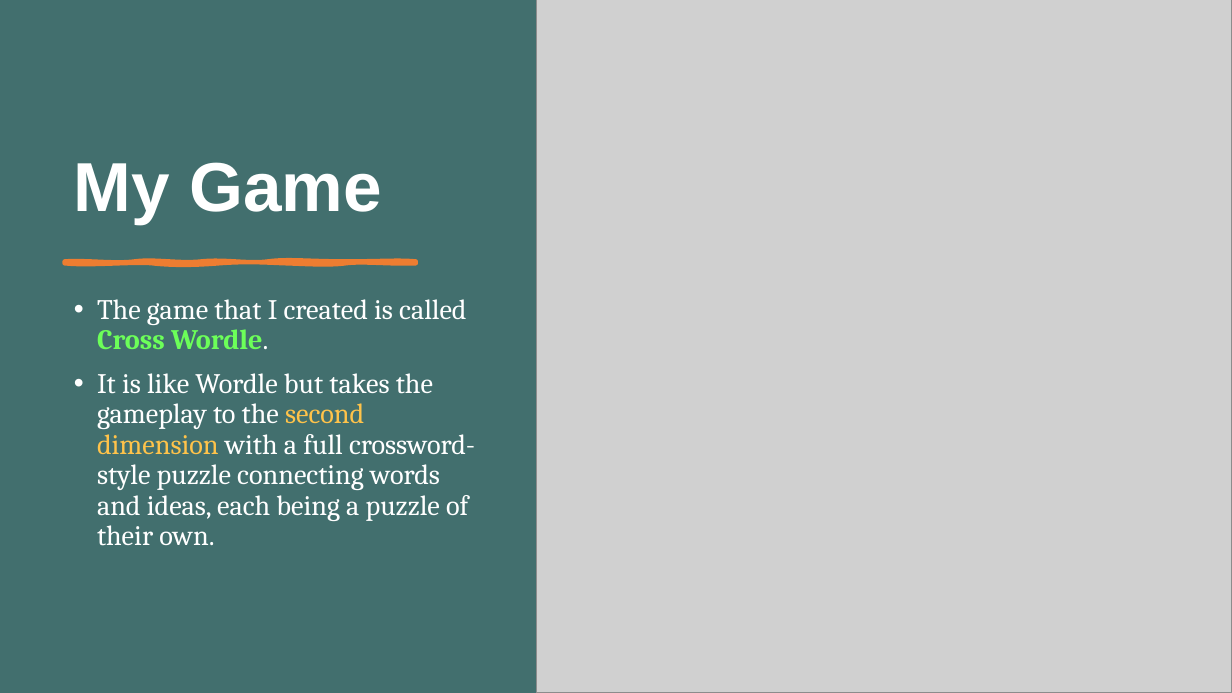
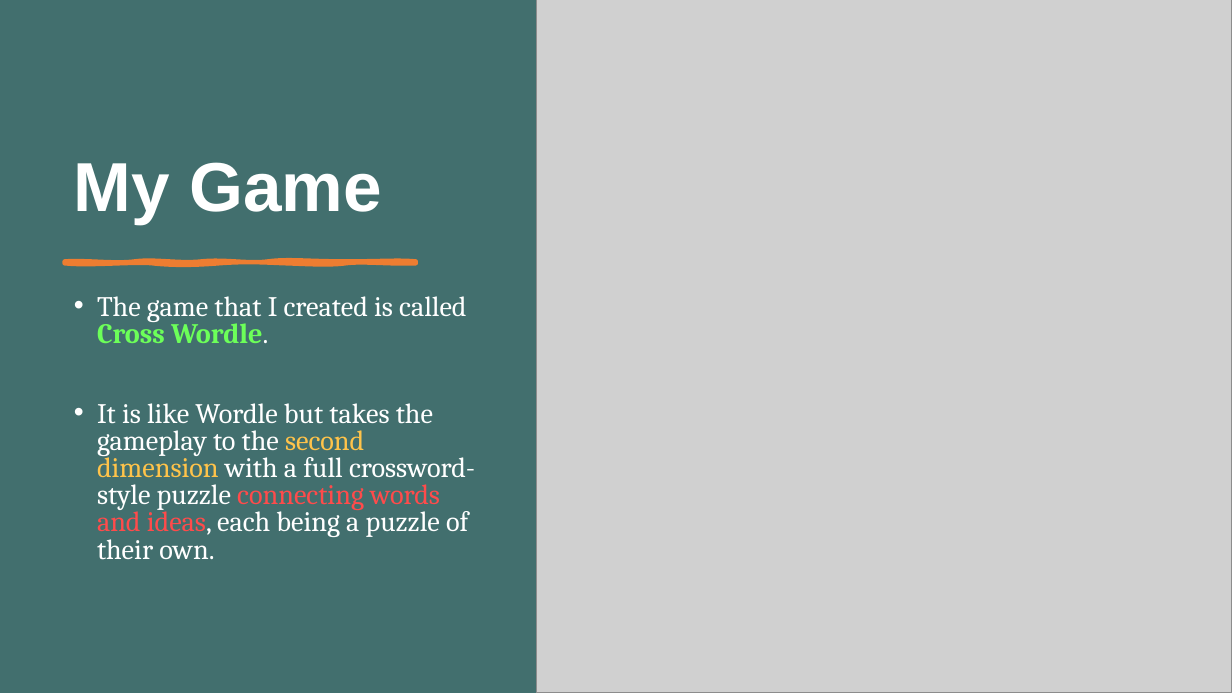
Before and after one commit to MatteoSalverio/ratlab, a slide deck: slide 3 of projects/crosswordle2/CrossWordle Presentation.pptx. Drawn at 1232x693 pixels with LibreOffice and Linux fonts; fonts in the diff are those of the drawing; grey boxes stand for pictures. Boxes give left, top, right and bottom in pixels: in the first picture for what was removed or moved away, otherwise in the second. Text is boxed around its words. In the diff, an @@ line names an element or a change of style, - is before the commit and + after.

```diff
--- a/projects/crosswordle2/CrossWordle Presentation.pptx
+++ b/projects/crosswordle2/CrossWordle Presentation.pptx
@@ text "The game that I created ..." at [97, 296, 475, 560]: text colour #FFFFFF to #FF4B4B in "connecting words and ideas,"; line spacing 0.9 to 0.8 @@
```
Also in this commit, not shown: 6 other slides changed, 2 slides added, 1 other file.
